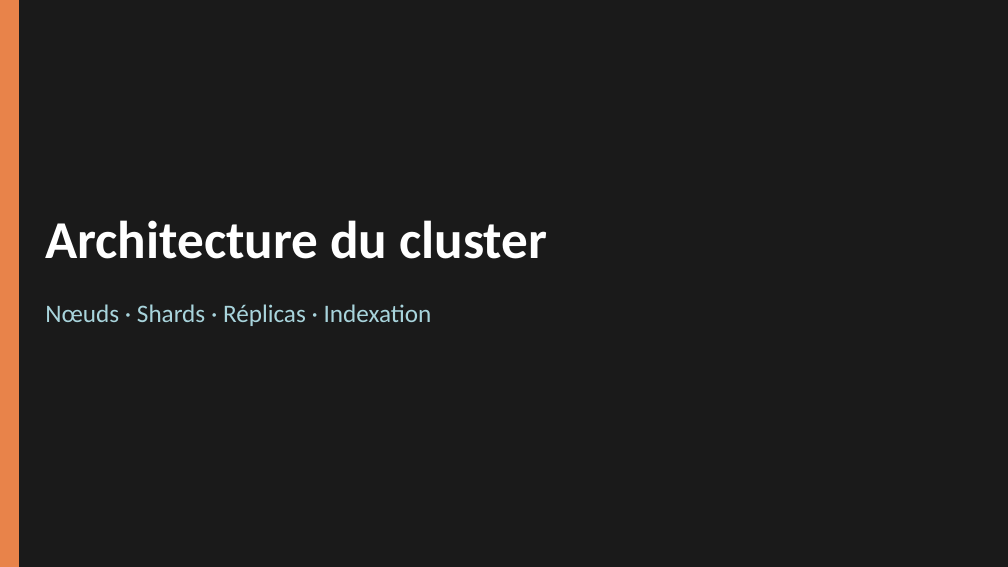
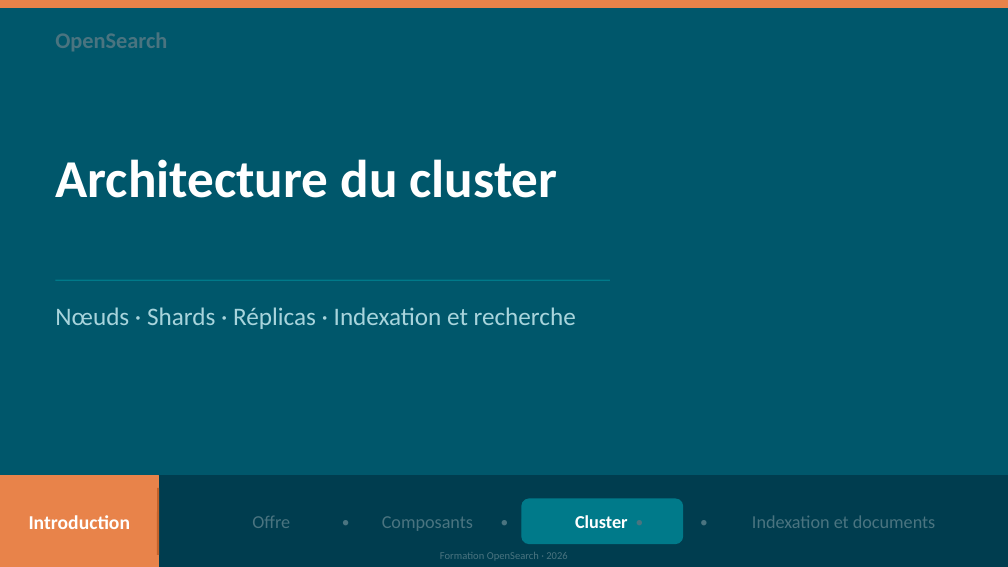
Before and after one commit to dthibau/opensearch, a slide deck: slide 19 of opensearch.pptx (slide 20 before the commit). Drawn at 1008x567 pixels with LibreOffice and Linux fonts; fonts in the diff are those of the drawing. Boxes give left, top, right and bottom in pixels: in the first picture for what was removed or moved away, otherwise in the second. Text is boxed around its words. In the diff, an @@ line names an element or a change of style, - is before the commit and + after.

```diff
--- a/opensearch.pptx
+++ b/opensearch.pptx
@@ background #1A1A1A to #00576B @@
@@ rectangle removed at bbox=[0, 0, 18, 567] @@
@@ rectangle added at bbox=[0, 0, 1008, 7], fill #E8834A, outline #E8834A 1 pt @@
@@ text added at bbox=[55, 32, 167, 51], 16 pt, text #4A7480, bold @@
+OpenSearch
@@ text "Architecture du cluster": place and size @@
-text "Architecture du cluster" at bbox=[45, 220, 548, 259]
+text "Architecture du cluster" at bbox=[55, 159, 558, 198]
@@ text "Nœuds · Shards · Réplicas ..." at bbox=[55, 307, 576, 329]: vertical alignment top to middle @@
@@ line added from (55, 280) to (610, 280), #007A8A 1 pt @@
@@ text at bbox=[55, 307, 576, 329]: text changed @@
-Nœuds · Shards · Réplicas · Indexation
+Nœuds · Shards · Réplicas · Indexation et recherche
@@ rectangle added at bbox=[0, 476, 1008, 566], fill #003D4F, outline #003D4F 1 pt @@
@@ rectangle added at bbox=[0, 476, 158, 566], fill #E8834A, outline #E8834A 1 pt @@
@@ line added from (158, 488) to (158, 554), #C4622A 1.5 pt @@
@@ text added at bbox=[319, 501, 374, 541], 11 pt, text #4A7480 @@
+•
@@ text added at bbox=[477, 501, 532, 541], 11 pt, text #4A7480 @@
+•
@@ rounded rectangle added at bbox=[522, 499, 682, 543], fill #007A8A, outline #007A8A 1 pt @@
@@ text added at bbox=[612, 501, 667, 541], 11 pt, text #4A7480 @@
+•
@@ text added at bbox=[676, 501, 732, 541], 11 pt, text #4A7480 @@
+•
@@ text added at bbox=[29, 515, 131, 529], 14 pt, text #FFFFFF, bold @@
+Introduction
@@ text added at bbox=[252, 516, 290, 528], 13 pt, text #4A7480 @@
+Offre
@@ text added at bbox=[382, 516, 473, 531], 13 pt, text #4A7480 @@
+Composants
@@ text added at bbox=[575, 515, 627, 528], 13 pt, text #FFFFFF, bold @@
+Cluster
@@ text added at bbox=[752, 515, 935, 528], 13 pt, text #4A7480 @@
+Indexation et documents
@@ text added at bbox=[440, 552, 567, 559], 7.5 pt, text #4A7480 @@
+Formation OpenSearch · 2026
```
Also in this commit, not shown: 54 other slides changed, 130 slides added, 8 slides removed, 50 other files.
